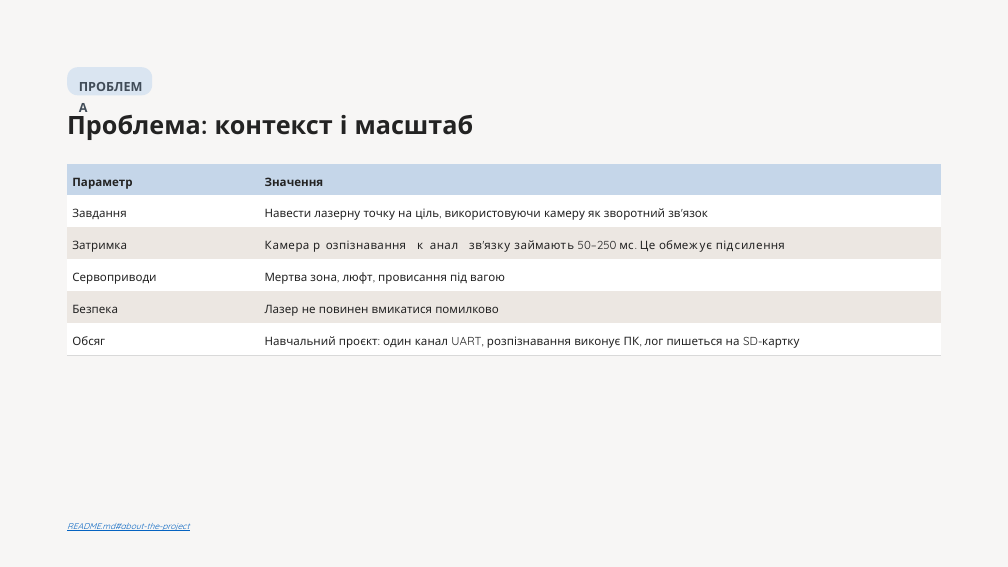
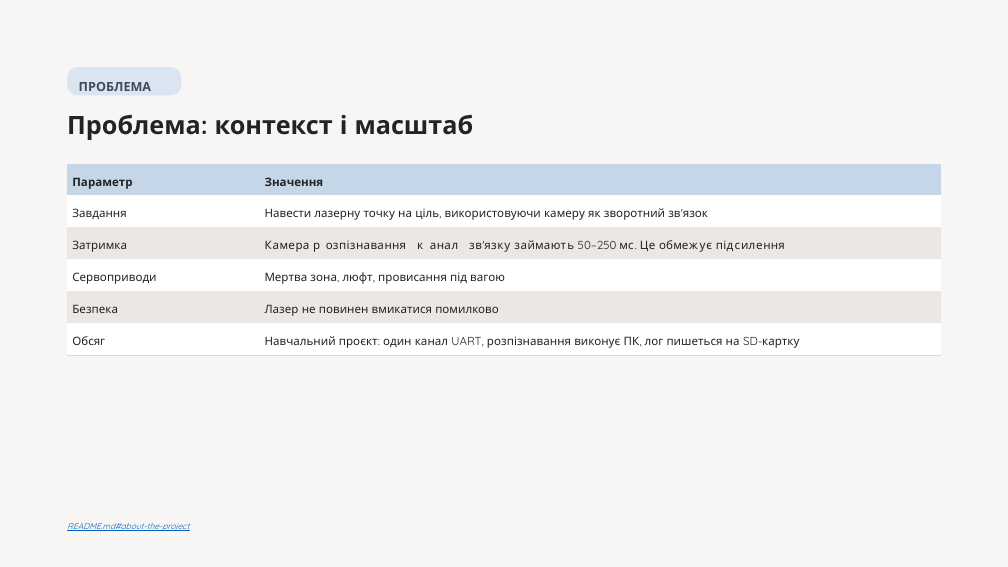
Before and after one commit to melnikvitaly/workshops, a slide deck: slide 2 of workshop-7-final_project/docs/assestment/presentation/Laser Gimbal with Camera Tracking on ESP32-S3.pptx. Drawn at 1008x567 pixels with LibreOffice and Linux fonts; fonts in the diff are those of the drawing. Boxes give left, top, right and bottom in pixels: in the first picture for what was removed or moved away, otherwise in the second. Text is boxed around its words. In the diff, an @@ line names an element or a change of style, - is before the commit and + after.

```diff
--- a/workshop-7-final_project/docs/assestment/presentation/Laser Gimbal with Camera Tracking on ESP32-S3.pptx
+++ b/workshop-7-final_project/docs/assestment/presentation/Laser Gimbal with Camera Tracking on ESP32-S3.pptx
@@ rounded rectangle: place and size @@
-rounded rectangle at (67, 67, 152, 95)
+rounded rectangle at (67, 67, 181, 95)
@@ text "ПРОБЛЕМА" rewrapped from (67, 110, 201, 140) to (79, 82, 151, 91) @@
```
Also in this commit, not shown: 7 other slides changed, 8 other files.
